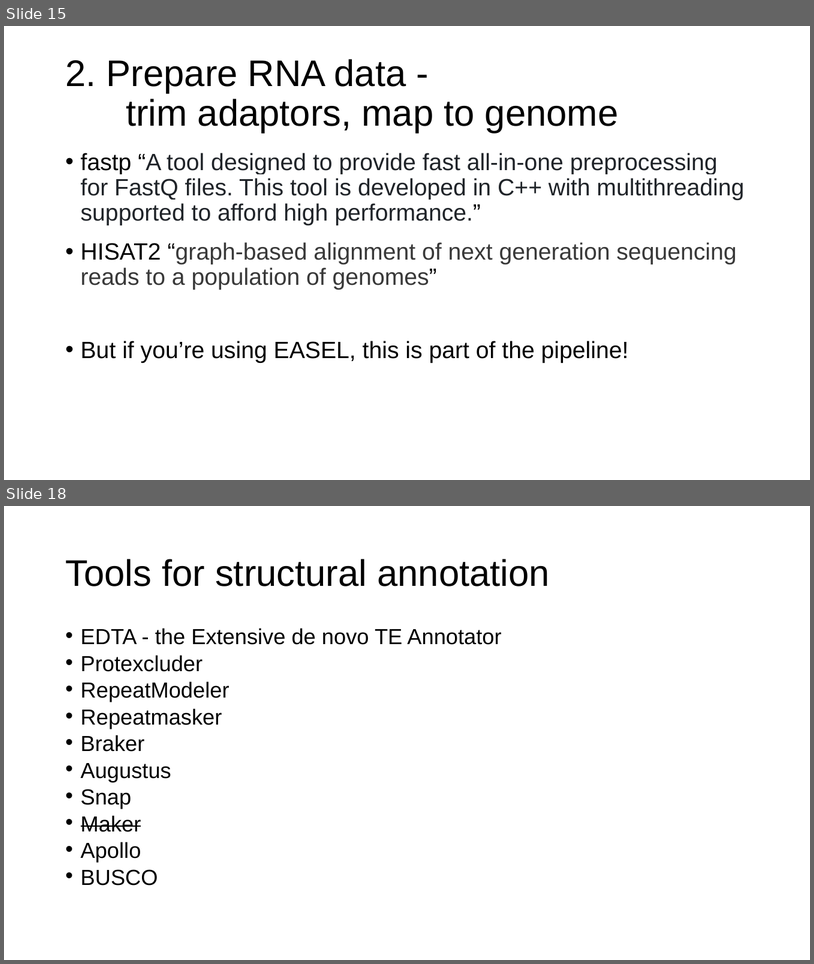
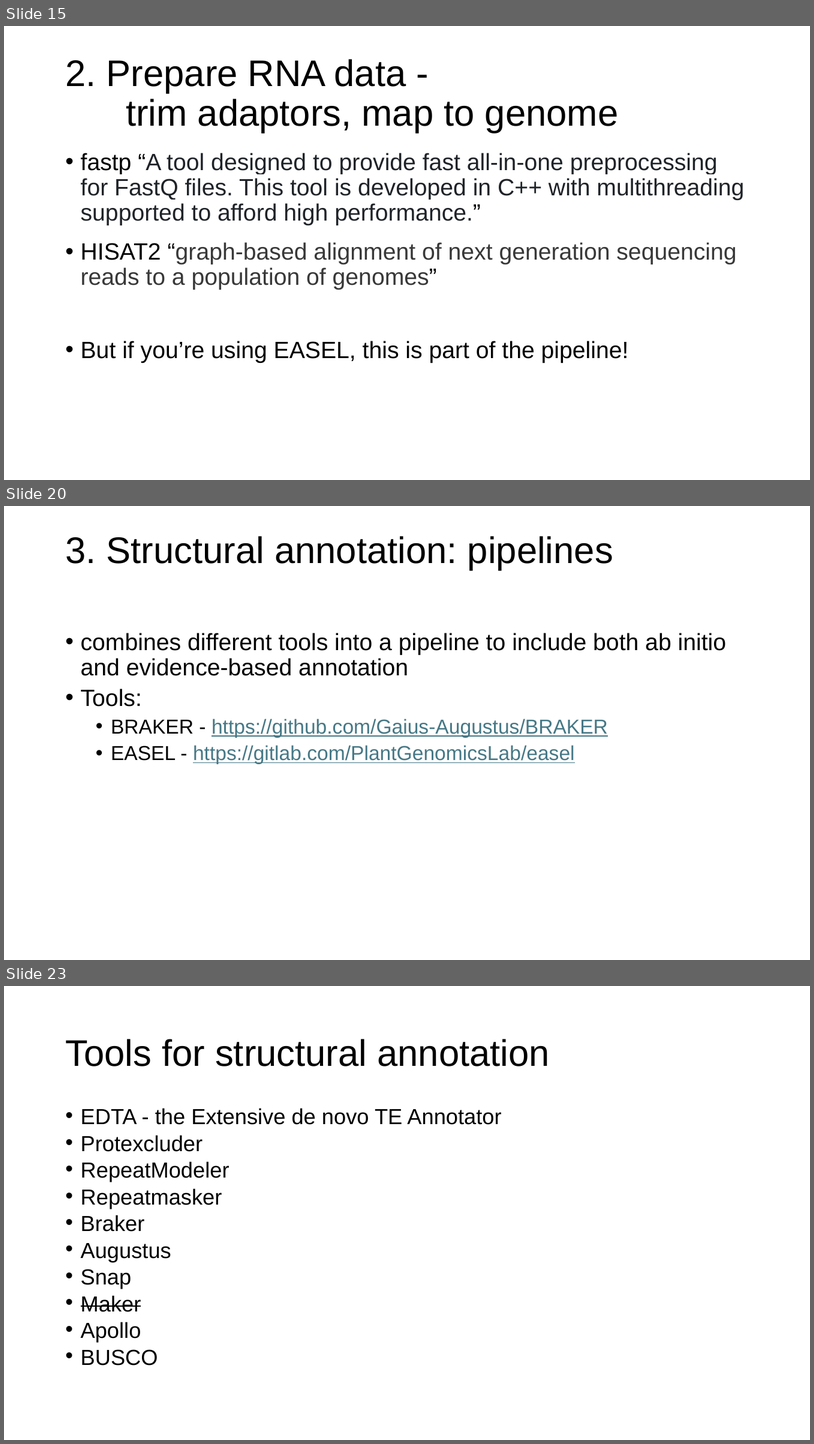
Before and after one commit to CBG-Conservation-Genomics/BotanyWorkshop2024, a slide deck: 5.Annotation/GenomeAnnotation.pptx. Shown one above the other, each under a label of ours: slides 15 and 18 before the commit, slides 15, 20 and 23 after it; the slides between them are not shown. The pictures are 814x964 and 814x1444 pixels, drawn with LibreOffice and Linux fonts; fonts in the diff are those of the drawing. Boxes give left, top, right and bottom in pixels: in the first picture for what was removed or moved away, otherwise in the second. Text is boxed around its words. In the diff, an @@ line names an element or a change of style, - is before the commit and + after.

Commit message:
update genome annotation slides

```diff
--- a/5.Annotation/GenomeAnnotation.pptx
+++ b/5.Annotation/GenomeAnnotation.pptx
@@ slide 20 added at box(4, 506, 810, 960), background #FFFFFF @@
@@ title added at box(65, 536, 614, 570), 44 pt, text #000000 @@
+3. Structural annotation: pipelines
@@ text added at box(81, 633, 727, 764), 24 pt, text #000000 @@
+• combines different tools into a pipeline to include both ab initio and evidence-based annotation
+• Tools:
+  • BRAKER - https://github.com/Gaius-Augustus/BRAKER
+  • EASEL - https://gitlab.com/PlantGenomicsLab/easel
@@ what was slide 18 is now slide 23 @@
```
Also in this commit, not shown: 2 slides changed, 4 other slides added.
